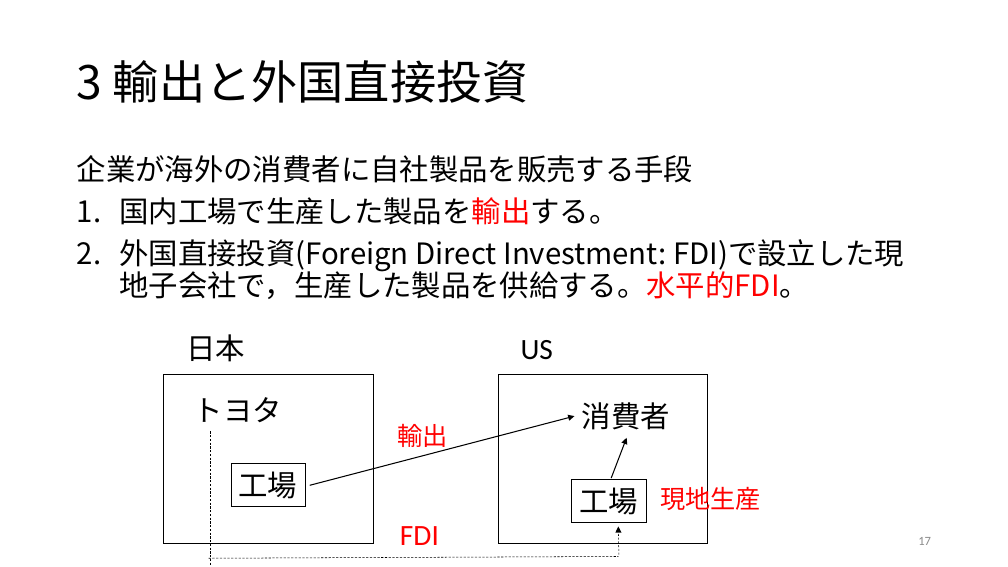
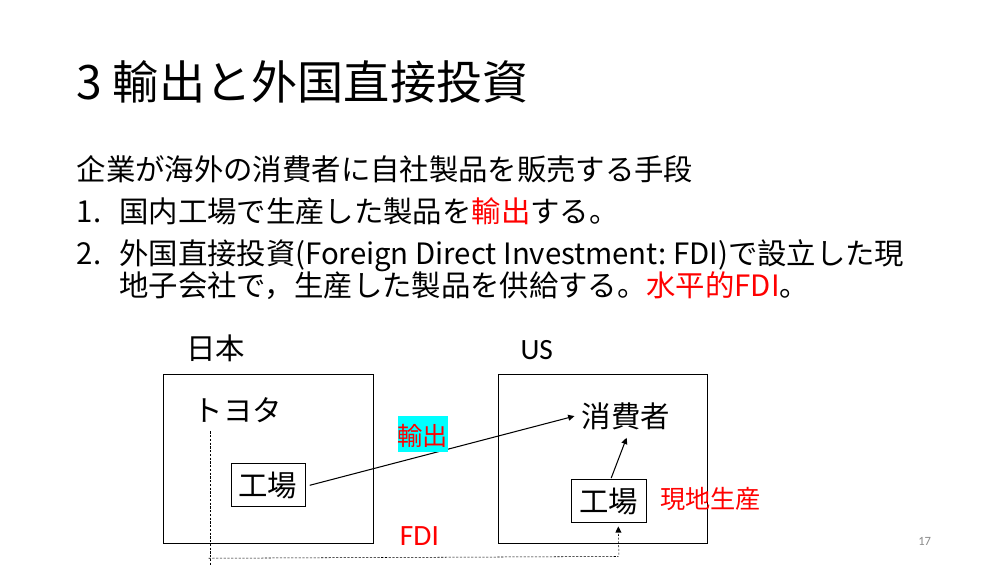
Before and after one commit to ayumu-tanaka/mof, a slide deck: slide 17 of slides/07新・新貿易理論.pptx. Drawn at 1008x567 pixels with LibreOffice and Linux fonts; fonts in the diff are those of the drawing. Boxes give left, top, right and bottom in pixels: in the first picture for what was removed or moved away, otherwise in the second. Text is boxed around its words. In the diff, an @@ line names an element or a change of style, - is before the commit and + after.

```diff
--- a/slides/07新・新貿易理論.pptx
+++ b/slides/07新・新貿易理論.pptx
@@ text "輸出" at (398,423,448,447): highlight none to #00FFFF @@
```
Also in this commit, not shown: 13 other slides changed, 1 other file.
